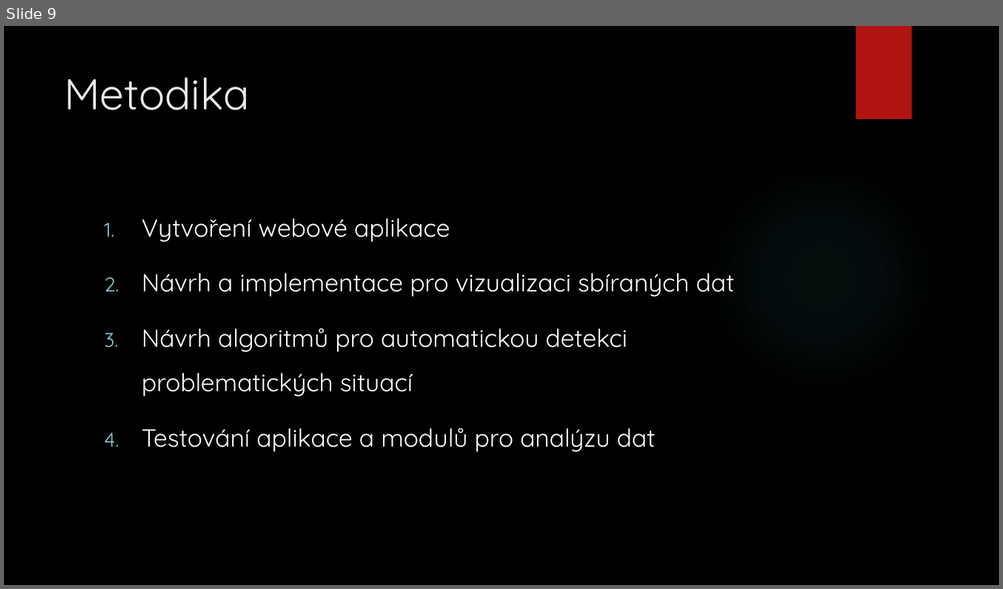
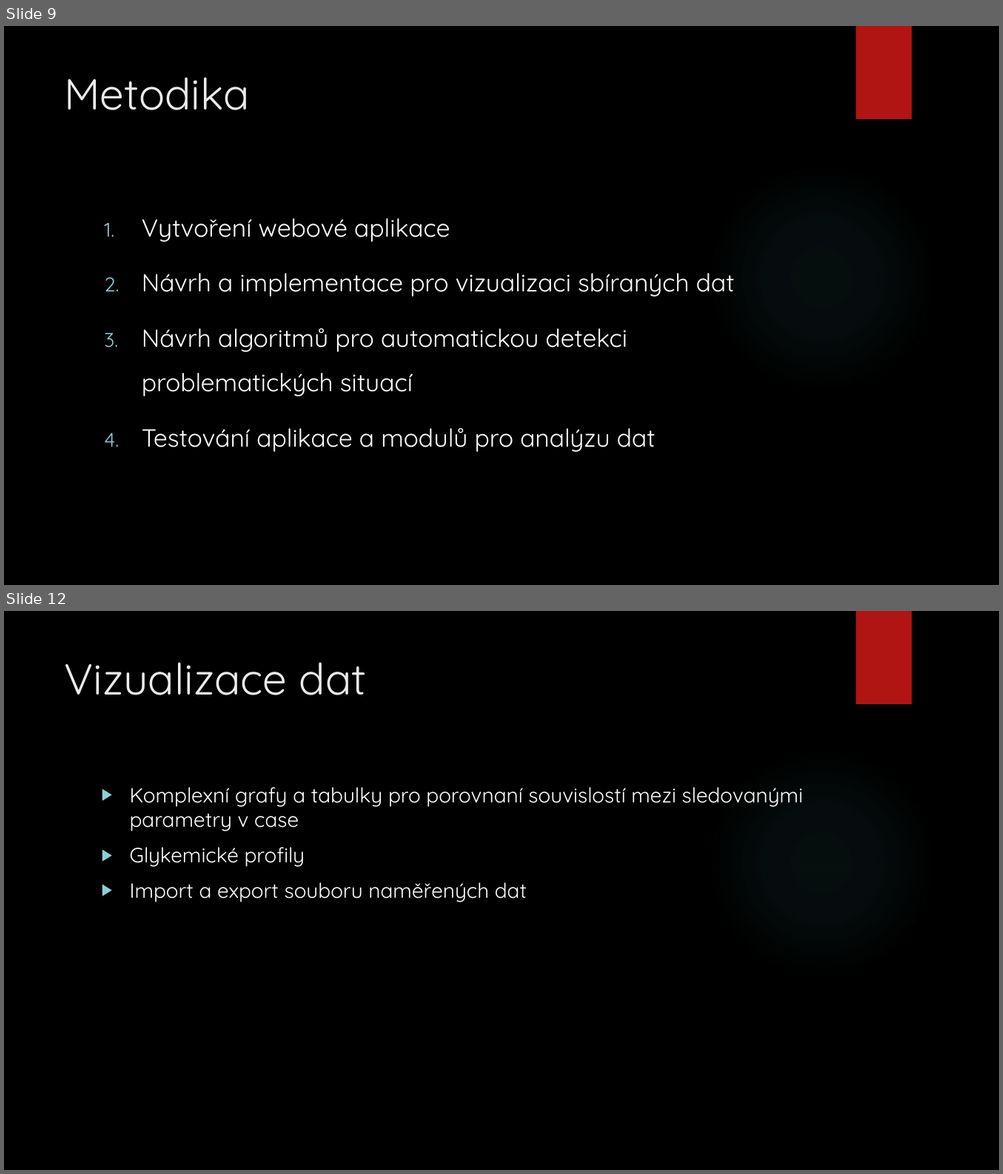
Before and after one commit to MrMilan/Diplomka, a slide deck: prezentace diplomka/DP_Diani.pptx. Shown one above the other, each under a label of ours: slide 9 before the commit, slides 9 and 12 after it; the slides between them are not shown. The pictures are 1003x589 and 1003x1174 pixels, drawn with LibreOffice and Linux fonts; fonts in the diff are those of the drawing; background and template pictures are left out. Boxes give left, top, right and bottom in pixels: in the first picture for what was removed or moved away, otherwise in the second. Text is boxed around its words. In the diff, an @@ line names an element or a change of style, - is before the commit and + after.

```diff
--- a/prezentace diplomka/DP_Diani.pptx
+++ b/prezentace diplomka/DP_Diani.pptx
@@ slide 12 added at box(4, 611, 999, 1170), background picture (left out); not listed: 2 template elements that a slide beside it also shows @@
@@ title added at box(64, 662, 367, 695), 42 pt, text #EBEBEB @@
+Vizualizace dat
@@ text added at box(130, 787, 803, 903), 20 pt, text #FFFFFF @@
+▶ Komplexní grafy a tabulky pro porovnaní souvislostí mezi sledovanými parametry v case
+▶ Glykemické profily
+▶ Import a export souboru naměřených dat
```
Also in this commit, not shown: 1 slide changed, 3 other slides added.
